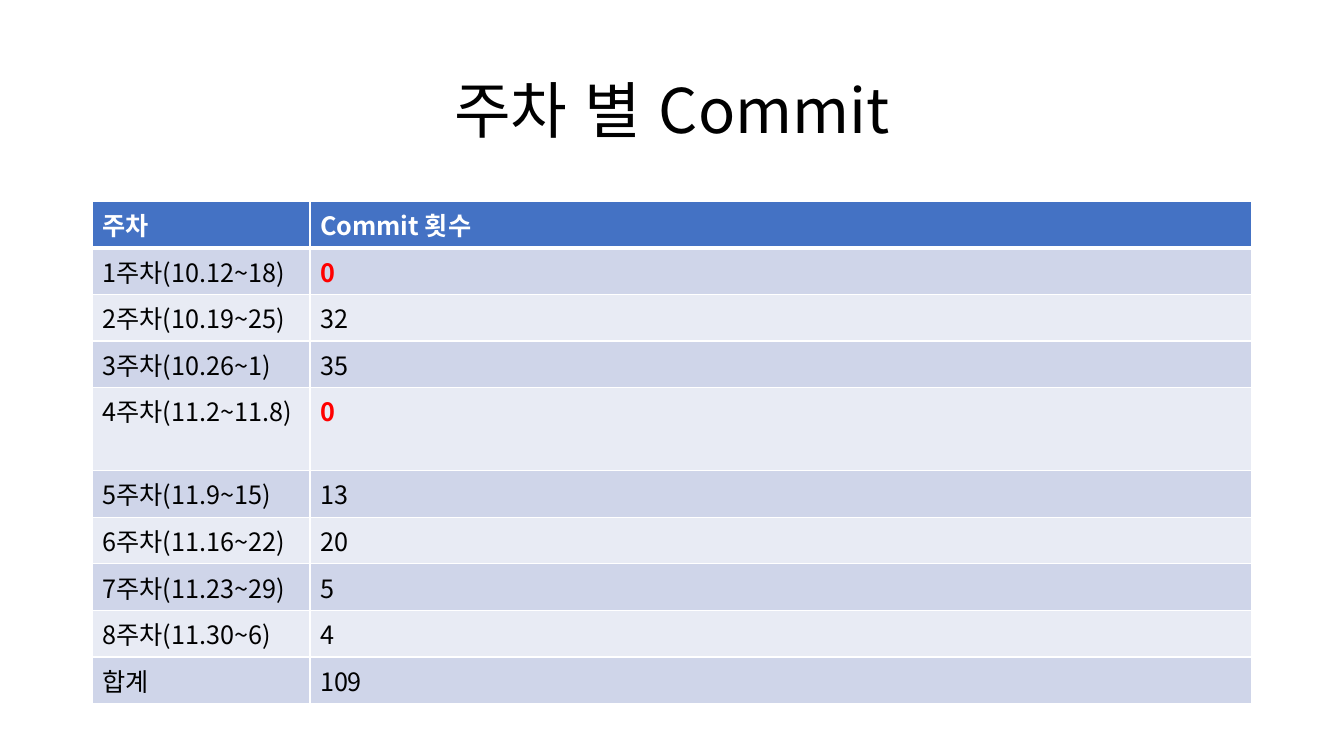
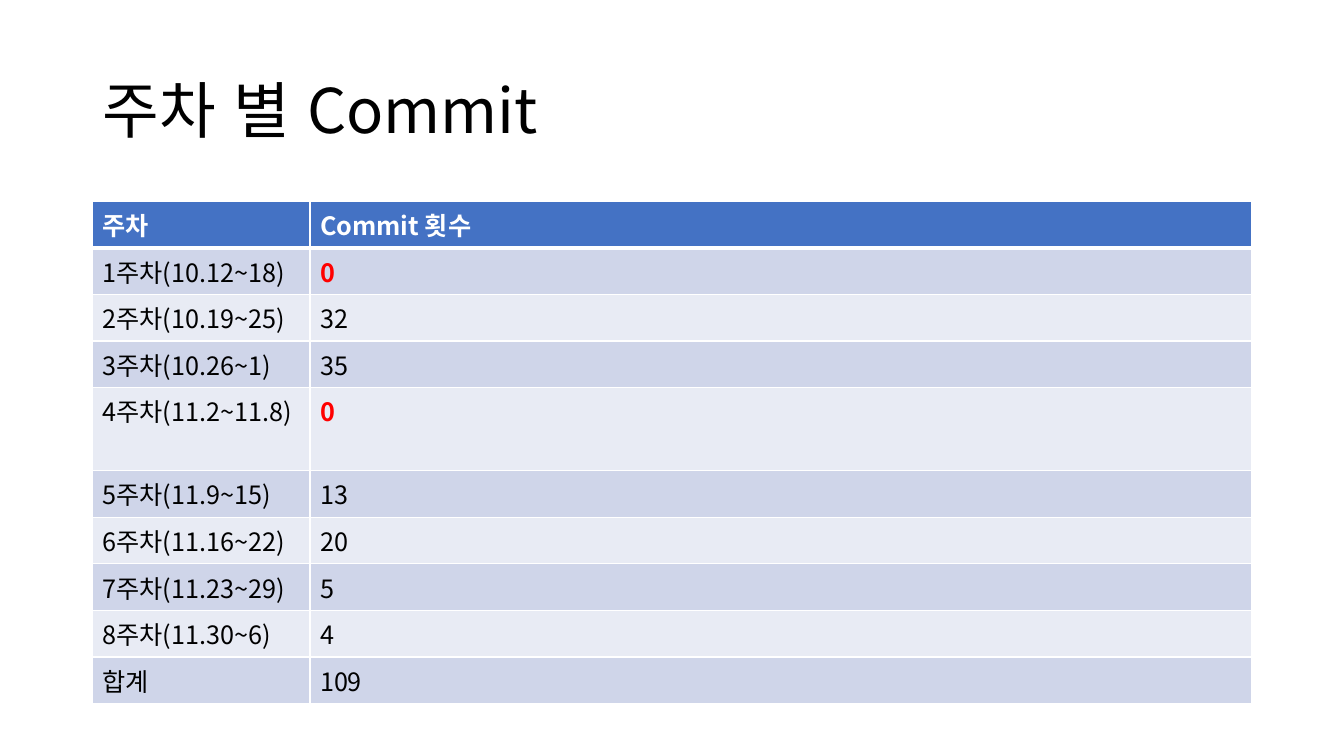
Before and after one commit to derisan/python_2DGP_2020, a slide deck: slide 3 of 최종 발표.pptx. Drawn at 1344x756 pixels with LibreOffice and Linux fonts; fonts in the diff are those of the drawing. Boxes give left, top, right and bottom in pixels: in the first picture for what was removed or moved away, otherwise in the second. Text is boxed around its words. In the diff, an @@ line names an element or a change of style, - is before the commit and + after.

```diff
--- a/최종 발표.pptx
+++ b/최종 발표.pptx
@@ title "주차 별 Commit" at (x1=102, y1=82, x2=538, y2=138): alignment centre to left @@
```
Also in this commit, not shown: 1 other slide changed, 1 other file.
